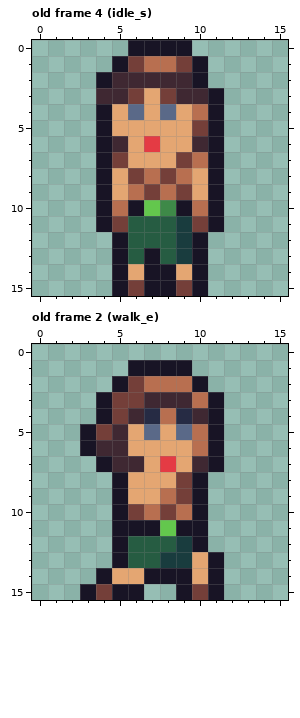
Pixel-art file, stored at assets/ase/hero.aseprite. Above, as it was before the edit.
16x16 pixels, 9 frames. Shown: old frame 4 (idle_s), old frame 2 (walk_e). The commit also changed other frames, which this record leaves out.
The same view after the edit:
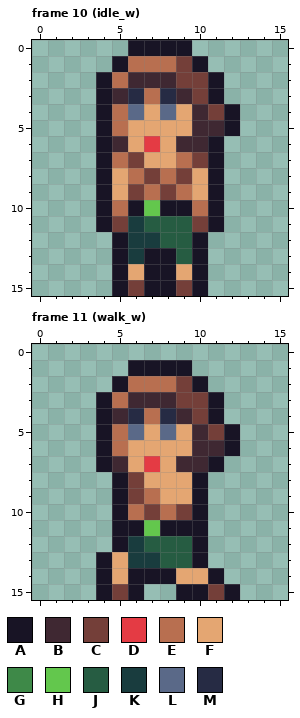
Palette (. is transparent): A #181425  B #3f2832  C #743f39  D #e43b44  E #b86f50  F #e4a672  G #3e8948  H #63c74d  J #265c42  K #193c3e  L #5a6988  M #262b44
A new or re-ordered frame is compared with the old frame closest to it.
Edits made:
frames 9 -> 12
--- frame 10 (idle_w) is new; against old frame 4 (idle_s)
@@ x 0..15 @@
  0 ......AAAA......
- 1 .....ACEECA.....
- 2 ....ABBBBBA.....
- 3 ....BBCFCBBA....
- 4 ....AFLFLFEA....
- 5 ....AFFFFFCA....
- 6 ....ABFDFFBA....
- 7 ....ACFFFCEA....
- 8 ....AFCECEFA....
- 9 ....AFECECFA....
-10 ....AEAHGAEA....
-11 ....ACJJJKCA....
-12 .....AJJJKA.....
-13 .....AJAJKA.....
+ 1 .....AEEECA.....
+ 2 ....AEBBBCCA....
+ 3 ....ABMEMBCA....
+ 4 ....AELFLFBCA...
+ 5 ....AEFFFFBBA...
+ 6 ....ABFDFBBA....
+ 7 ....AECFFECA....
+ 8 ....AFECECFA....
+ 9 ....AFCECEFA....
+10 ....AEAHAAEA....
+11 ....ACKJJJCA....
+12 .....AKKJJA.....
+13 .....AKAAJA.....
 14 .....AFAAFA.....
--- frame 11 (walk_w) is new; against old frame 2 (walk_e)
@@ x 0..15 @@
  1 ......AAAA......
- 2 .....ACEEEA.....
- 3 ....ACCBBBEA....
- 4 ....ACBMEMBA....
- 5 ...ACBFLFLEA....
- 6 ...ABBFFFFEA....
- 7 ....ABBFDFBA....
- 8 .....AFFFCA.....
- 9 .....AFFECA.....
-10 .....ACECEA.....
-11 .....AAAHAA.....
-12 .....AJJJKA.....
-13 .....AJJKKFA....
-14 ....AFFAAAFA....
-15 ...ACAA..ACA....
+ 2 .....AEEECA.....
+ 3 ....AEBBBCCA....
+ 4 ....ABMEMBCA....
+ 5 ....AELFLFBCA...
+ 6 ....AEFFFFBBA...
+ 7 ....ABFDFBBA....
+ 8 .....ACFFFA.....
+ 9 .....ACEFFA.....
+10 .....AECECA.....
+11 .....AAHAAA.....
+12 .....AKJJJA.....
+13 ....AFKKJJA.....
+14 ....AFAAAFFA....
+15 ....ACA..AACA...
Changed places in both pictures, as pixel boxes (x1, y1, x2, y2):
changed: (96, 56, 240, 264)
changed: (80, 376, 240, 600)
